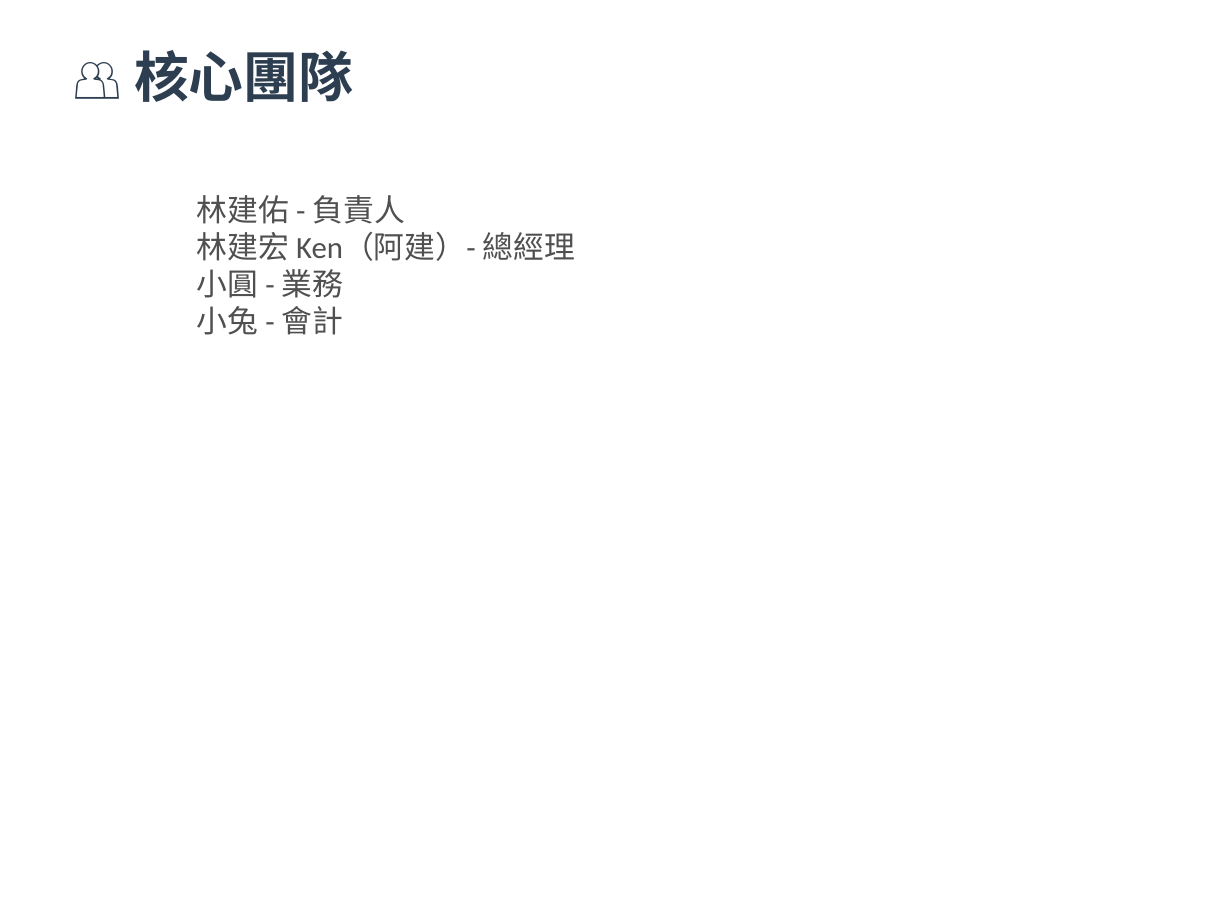
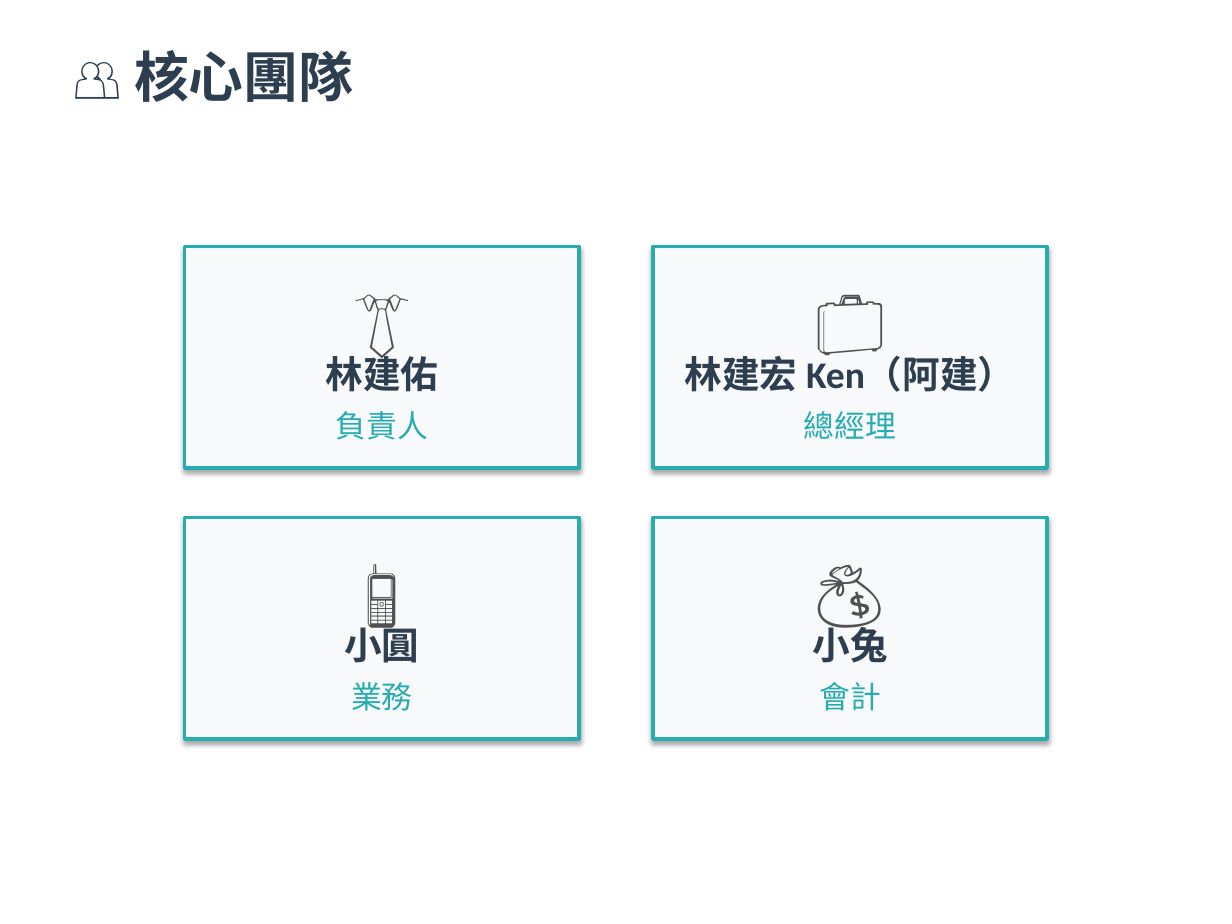
Before and after one commit to ken0900101318-beep/company-training, a slide deck: slide 4 of 遊戲家新人教育訓練（完整版 v2.1 - 24張）.pptx. Drawn at 1232x924 pixels with LibreOffice and Linux fonts; fonts in the diff are those of the drawing. Boxes give left, top, right and bottom in pixels: in the first picture for what was removed or moved away, otherwise in the second. Text is boxed around its words. In the diff, an @@ line names an element or a change of style, - is before the commit and + after.

```diff
--- a/遊戲家新人教育訓練（完整版 v2.1 - 24張）.pptx
+++ b/遊戲家新人教育訓練（完整版 v2.1 - 24張）.pptx
@@ text removed at [197, 195, 575, 335] @@
-林建佑 - 負責人
-林建宏 Ken（阿建）- 總經理
-小圓 - 業務
-小兔 - 會計
@@ rectangle added at [185, 246, 579, 468], fill #F8F9FA, outline #27ACB2 2 pt @@
@@ rectangle added at [653, 246, 1047, 468], fill #F8F9FA, outline #27ACB2 2 pt @@
@@ text added at [185, 271, 579, 333], 40 pt, text #505050 @@
+👔
@@ text added at [653, 271, 1047, 333], 40 pt, text #505050 @@
+💼
@@ text added at [326, 350, 439, 392], 22 pt, text #2C3E50, bold @@
+林建佑
@@ text added at [685, 356, 1015, 392], 22 pt, text #2C3E50, bold @@
+林建宏 Ken（阿建）
@@ text added at [336, 411, 428, 440], 18 pt, text #27ACB2 @@
+負責人
@@ text added at [804, 411, 896, 439], 18 pt, text #27ACB2 @@
+總經理
@@ rectangle added at [185, 517, 579, 739], fill #F8F9FA, outline #27ACB2 2 pt @@
@@ rectangle added at [653, 517, 1047, 739], fill #F8F9FA, outline #27ACB2 2 pt @@
@@ text added at [185, 542, 579, 604], 40 pt, text #505050 @@
+📱
@@ text added at [653, 542, 1047, 604], 40 pt, text #505050 @@
+💰
@@ text added at [344, 621, 419, 663], 22 pt, text #2C3E50, bold @@
+小圓
@@ text added at [812, 621, 887, 663], 22 pt, text #2C3E50, bold @@
+小兔
@@ text added at [351, 682, 413, 711], 18 pt, text #27ACB2 @@
+業務
@@ text added at [819, 682, 881, 711], 18 pt, text #27ACB2 @@
+會計
```
Also in this commit, not shown: 22 other slides changed.
